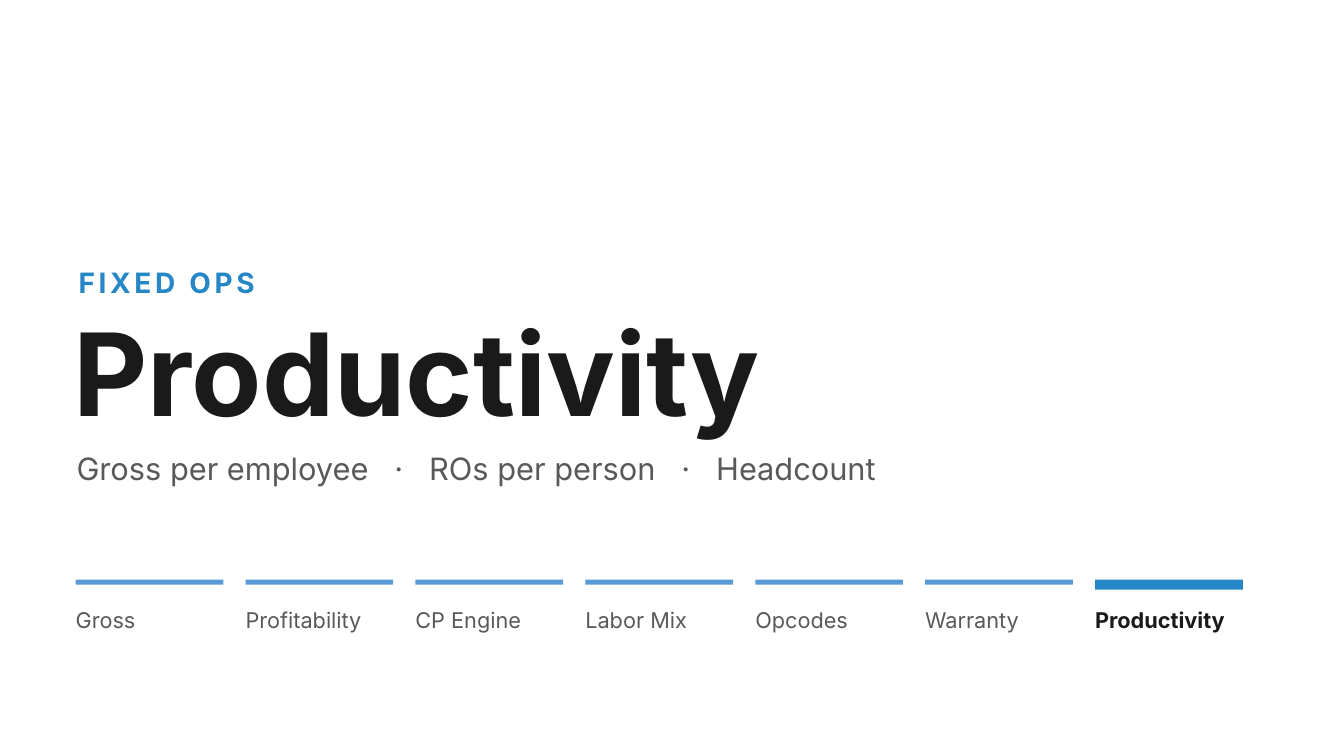
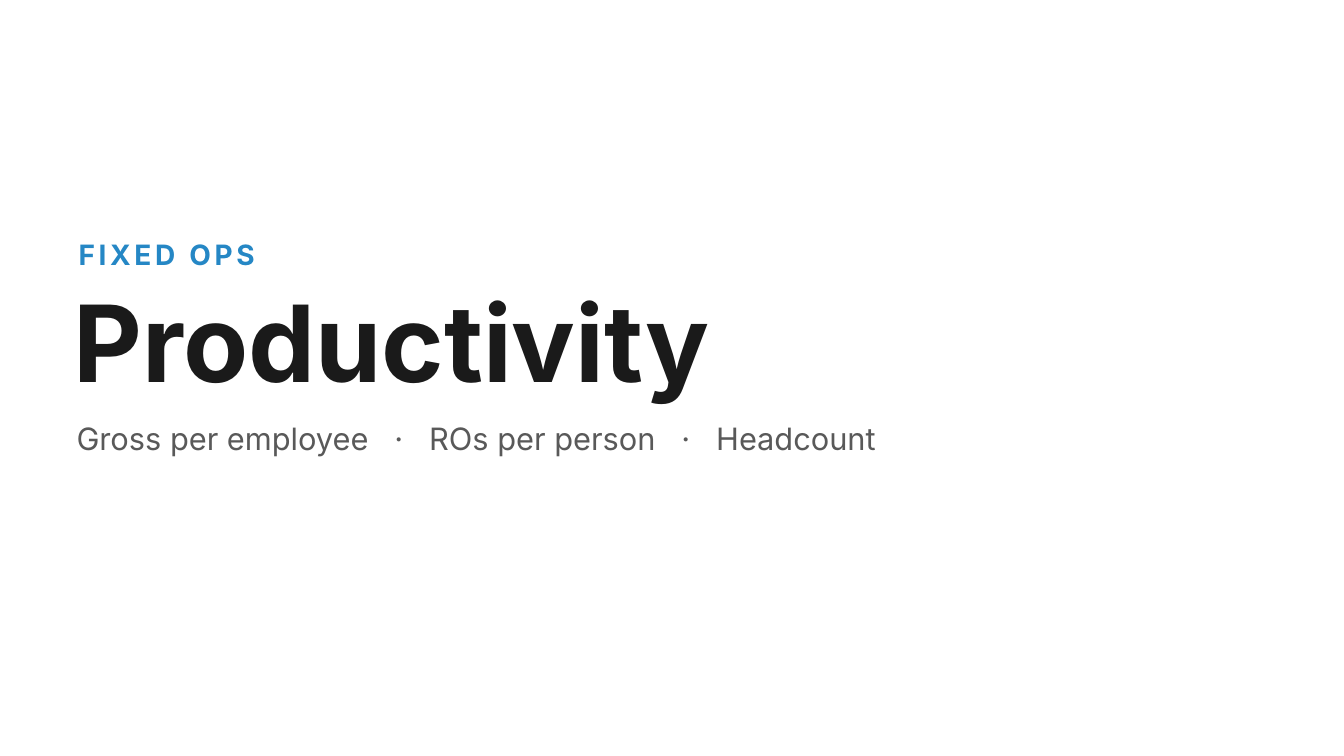
Before and after one commit to Ndresner/Noah, a slide deck: slide 1 of day2-deck/decks/Fixed Ops Productivity - House Style.pptx. Drawn at 1344x756 pixels with LibreOffice and Linux fonts; fonts in the diff are those of the drawing. Boxes give left, top, right and bottom in pixels: in the first picture for what was removed or moved away, otherwise in the second. Text is boxed around its words. In the diff, an @@ line names an element or a change of style, - is before the commit and + after.

```diff
--- a/day2-deck/decks/Fixed Ops Productivity - House Style.pptx
+++ b/day2-deck/decks/Fixed Ops Productivity - House Style.pptx
@@ text "FIXED OPS": place and size @@
-text "FIXED OPS" at [79, 272, 254, 294]
+text "FIXED OPS" at [79, 244, 254, 266]
@@ text "Productivity": place and size @@
-text "Productivity" at [74, 328, 760, 440]
+text "Productivity" at [74, 300, 710, 404]
@@ text "Productivity" at [74, 300, 710, 404]: size 82 to 76 pt @@
@@ text "Gross per employee · ROs ...": place and size @@
-text "Gross per employee · ROs ..." at [77, 457, 876, 487]
+text "Gross per employee · ROs ..." at [77, 427, 876, 456]
@@ rectangle removed at [76, 580, 224, 585] @@
@@ rectangle removed at [246, 580, 394, 585] @@
@@ rectangle removed at [415, 580, 564, 585] @@
@@ rectangle removed at [586, 580, 734, 585] @@
@@ rectangle removed at [755, 580, 903, 585] @@
@@ rectangle removed at [926, 580, 1074, 585] @@
@@ rectangle removed at [1095, 580, 1243, 590] @@
@@ text removed at [76, 612, 136, 628] @@
-Gross
@@ text removed at [246, 611, 362, 633] @@
-Profitability
@@ text removed at [415, 612, 521, 633] @@
-CP Engine
@@ text removed at [585, 612, 687, 629] @@
-Labor Mix
@@ text removed at [755, 612, 848, 633] @@
-Opcodes
@@ text removed at [925, 612, 1019, 633] @@
-Warranty
@@ text removed at [1095, 611, 1225, 633] @@
-Productivity
```
Also in this commit, not shown: 14 other slides changed, 20 other files.
